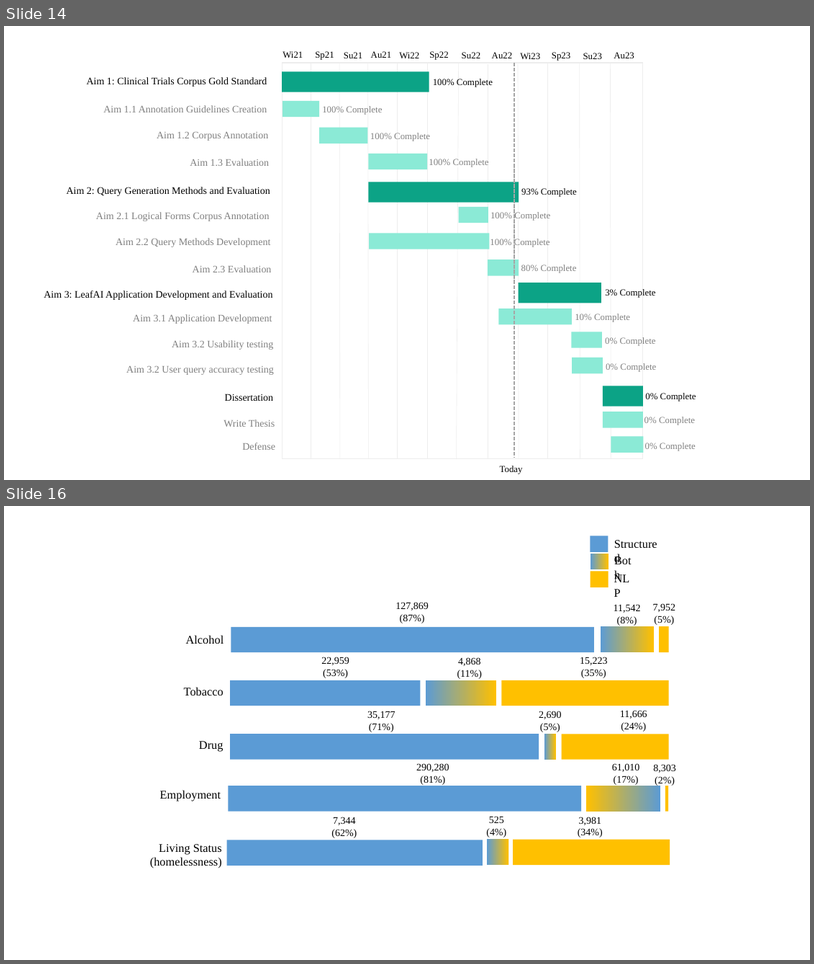
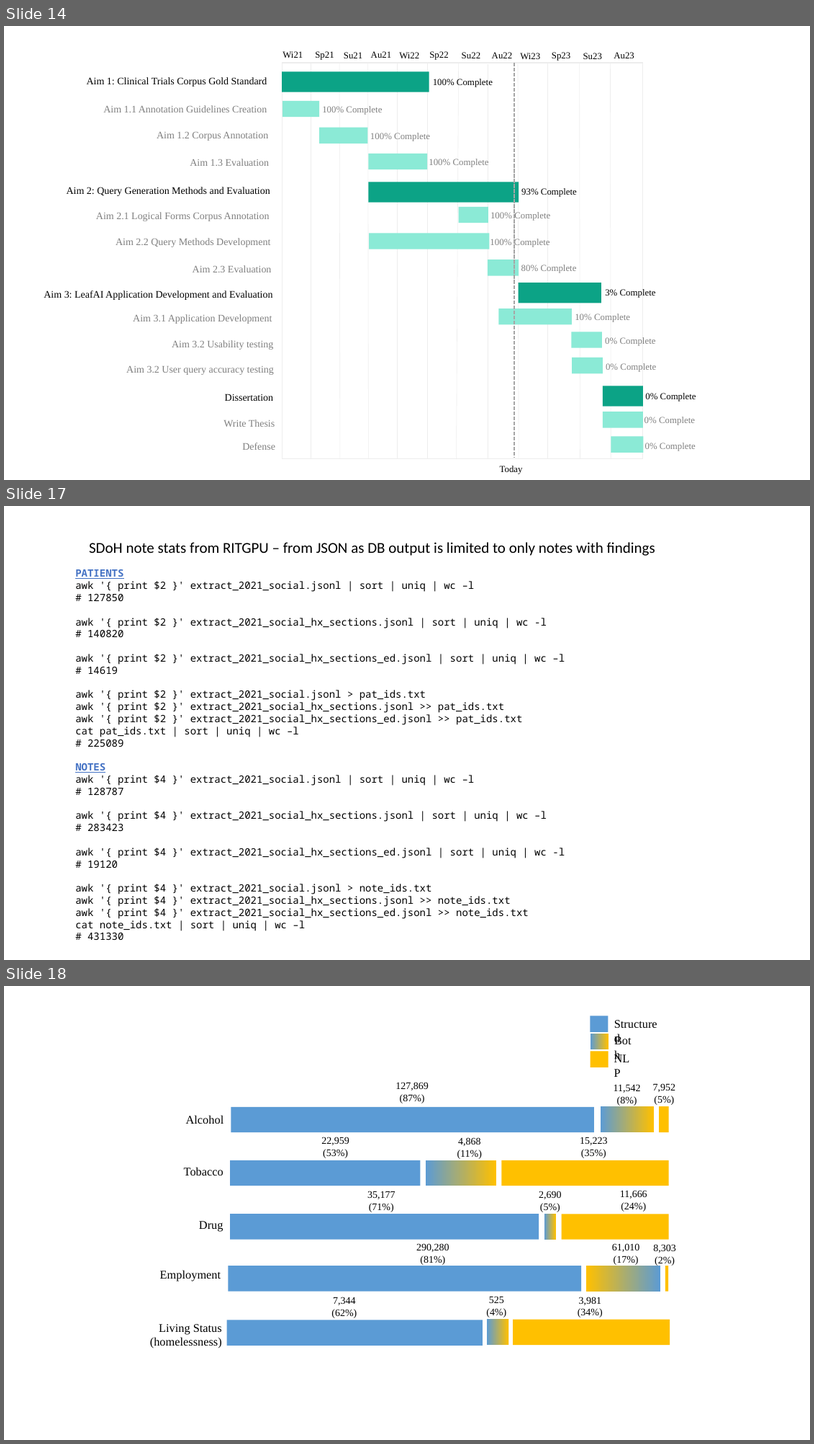
Before and after one commit to ndobb/dissertation, a slide deck: 2_query_gen/paper2_figures.pptx. Shown one above the other, each under a label of ours: slides 14 and 16 before the commit, slides 14, 17 and 18 after it; the slides between them are not shown. The pictures are 814x964 and 814x1444 pixels, drawn with LibreOffice and Linux fonts; fonts in the diff are those of the drawing. Boxes give left, top, right and bottom in pixels: in the first picture for what was removed or moved away, otherwise in the second. Text is boxed around its words. In the diff, an @@ line names an element or a change of style, - is before the commit and + after.

```diff
--- a/2_query_gen/paper2_figures.pptx
+++ b/2_query_gen/paper2_figures.pptx
@@ slide 17 added at [4,506,810,960], background #FFFFFF @@
@@ text added at [89,542,656,556], 18 pt, text #000000 @@
+SDoH note stats from RITGPU – from JSON as DB output is limited to only notes with findings
@@ text added at [75,569,565,939], 12 pt, text #000000 @@
+PATIENTS
+awk '{ print $2 }' extract_2021_social.jsonl | sort | uniq | wc –l
+# 127850
+awk '{ print $2 }' extract_2021_social_hx_sections.jsonl | sort | uniq | wc -l
+# 140820
+awk '{ print $2 }' extract_2021_social_hx_sections_ed.jsonl | sort | uniq | wc –l
+# 14619
+awk '{ print $2 }' extract_2021_social.jsonl > pat_ids.txt
+awk '{ print $2 }' extract_2021_social_hx_sections.jsonl >> pat_ids.txt
+awk '{ print $2 }' extract_2021_social_hx_sections_ed.jsonl >> pat_ids.txt
+cat pat_ids.txt | sort | uniq | wc –l
+# 225089
+NOTES
+awk '{ print $4 }' extract_2021_social.jsonl | sort | uniq | wc –l
+# 128787
+awk '{ print $4 }' extract_2021_social_hx_sections.jsonl | sort | uniq | wc –l
+# 283423
+awk '{ print $4 }' extract_2021_social_hx_sections_ed.jsonl | sort | uniq | wc -l
+# 19120
+awk '{ print $4 }' extract_2021_social.jsonl > note_ids.txt
+awk '{ print $4 }' extract_2021_social_hx_sections.jsonl >> note_ids.txt
+awk '{ print $4 }' extract_2021_social_hx_sections_ed.jsonl >> note_ids.txt
+cat note_ids.txt | sort | uniq | wc –l
+# 431330
@@ what was slide 16 is now slide 18 @@
```
Also in this commit, not shown: 2 slides changed, 1 other slide added.
